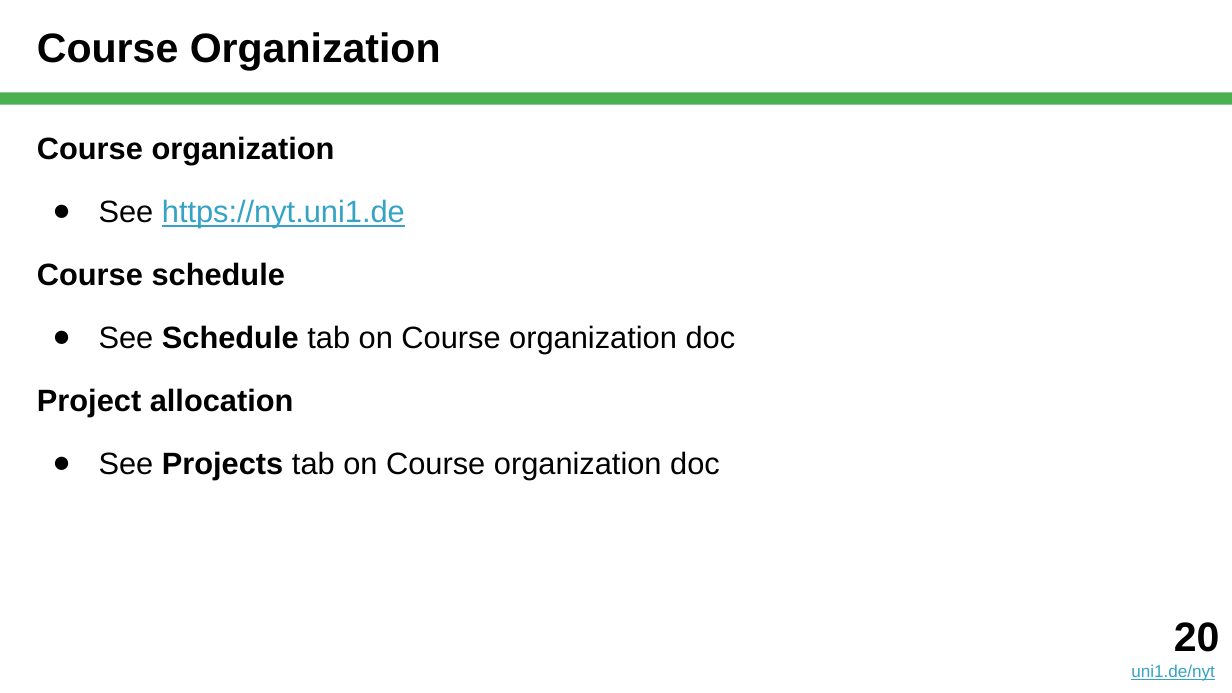
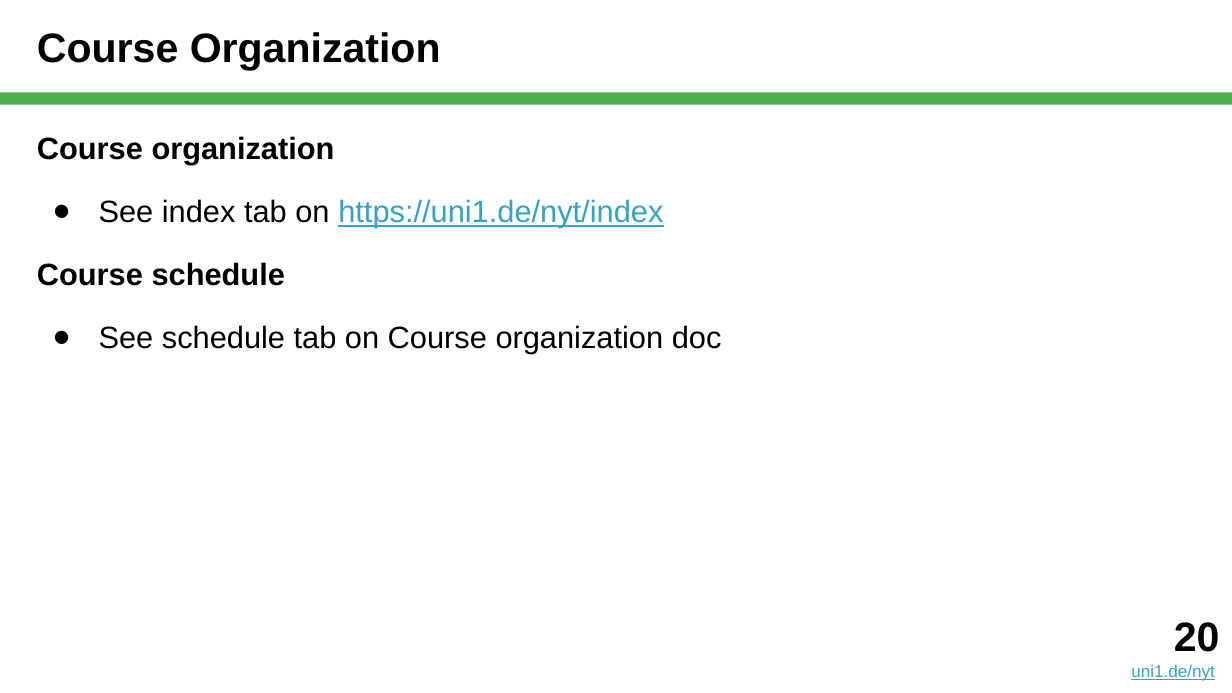
Before and after one commit to dirkriehle/nyt-course, a slide deck: slide 20 of Lecture slides/NYT A01 - Introduction.pptx. Drawn at 1232x693 pixels with LibreOffice and Linux fonts; fonts in the diff are those of the drawing. Boxes give left, top, right and bottom in pixels: in the first picture for what was removed or moved away, otherwise in the second. Text is boxed around its words. In the diff, an @@ line names an element or a change of style, - is before the commit and + after.

```diff
--- a/Lecture slides/NYT A01 - Introduction.pptx
+++ b/Lecture slides/NYT A01 - Introduction.pptx
@@ text at <box>99,199,663,228</box>: text changed @@
-● See https://nyt.uni1.de
+● See index tab on https://uni1.de/nyt/index
@@ text at <box>99,325,722,354</box>: text changed @@
-● See Schedule tab on Course organization doc
-Project allocation
-● See Projects tab on Course organization doc
+● See schedule tab on Course organization doc
```
Also in this commit, not shown: 8 other slides changed, 1 slide added, 2 slides removed, 27 other files.
